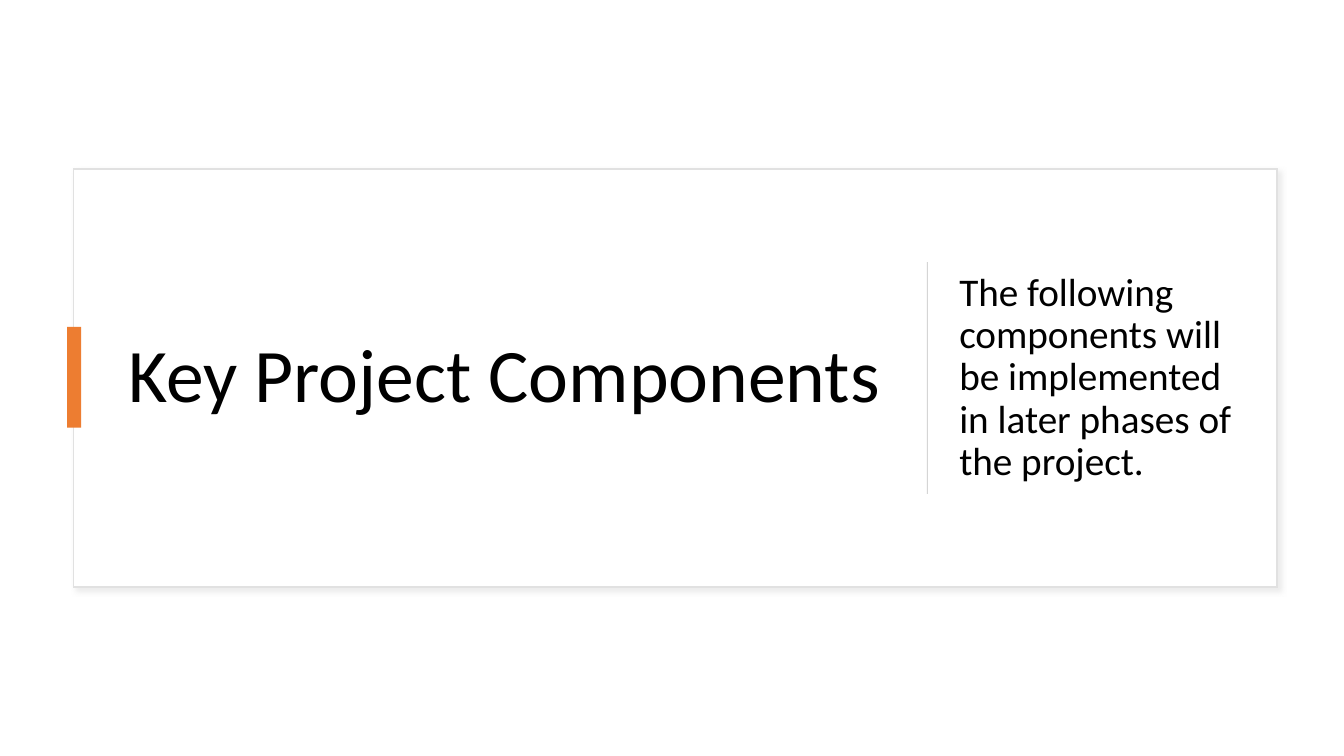
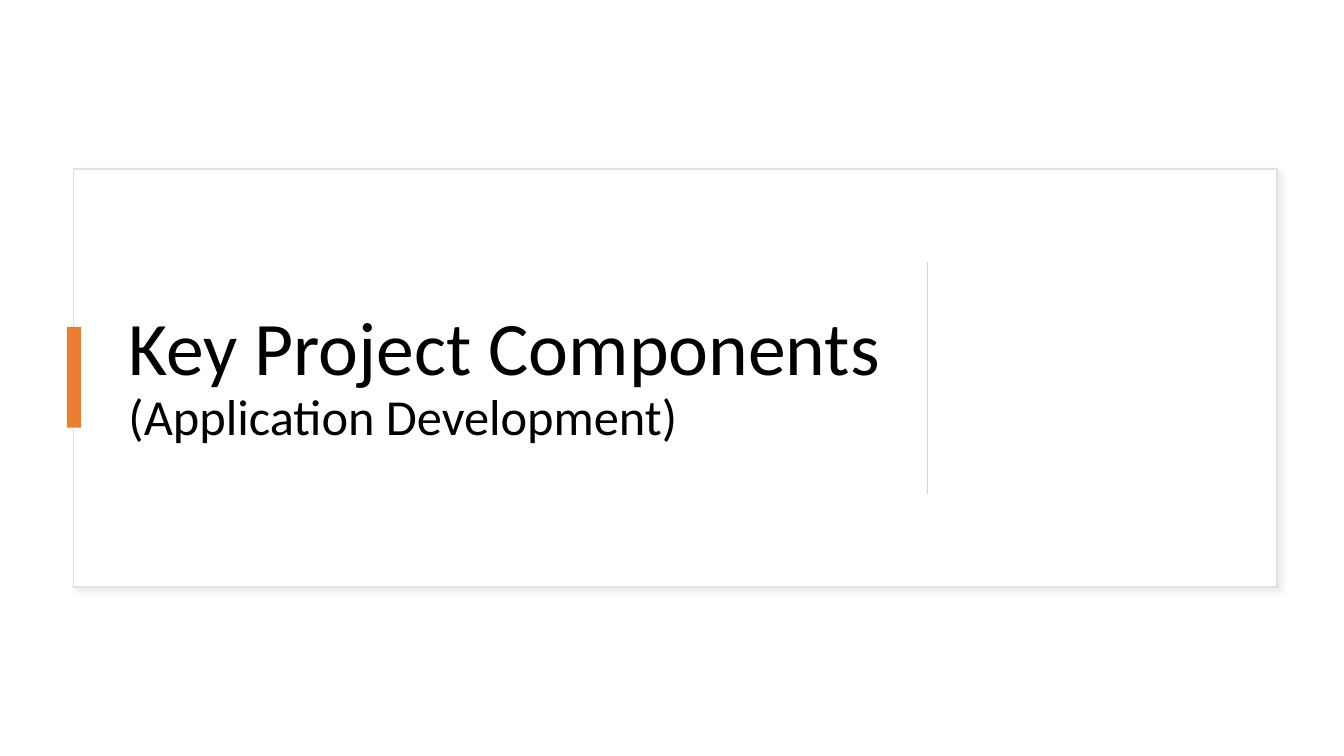
Before and after one commit to rlennon/ConnachtUni, a slide deck: slide 3 of documentation/Demonstrations/Connacht_University_TeamDC.pptx (slide 4 before the commit). Drawn at 1344x756 pixels with LibreOffice and Linux fonts; fonts in the diff are those of the drawing. Boxes give left, top, right and bottom in pixels: in the first picture for what was removed or moved away, otherwise in the second. Text is boxed around its words. In the diff, an @@ line names an element or a change of style, - is before the commit and + after.

```diff
--- a/documentation/Demonstrations/Connacht_University_TeamDC.pptx
+++ b/documentation/Demonstrations/Connacht_University_TeamDC.pptx
@@ text removed at (x1=959, y1=278, x2=1232, y2=482) @@
-The following components will be implemented in later phases of the project.
@@ title at (x1=128, y1=323, x2=880, y2=443): text changed; size 54 to 36 pt @@
-Key Project Components
+Key Project Components
+(Application Development)
```
Also in this commit, not shown: 7 other slides changed, 2 slides added.
